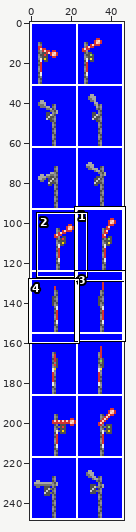
File history of a sprite sheet, pbs_semaphore_rightside_twoway_32bpp.png. Above, an overview of the earlier version with the close-up marked.
Close-up. Old version:
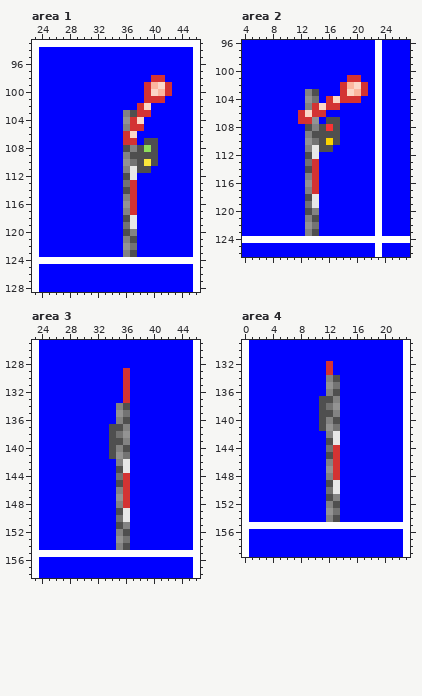
The file is 47x249 pixels. Shown: area 1: x 23..46, y 93..128; area 2: x 4..27, y 96..126; area 3: x 23..46, y 125..158; area 4: x 0..23, y 129..159. The commit also changed other parts of the picture, which this record leaves out.
After:
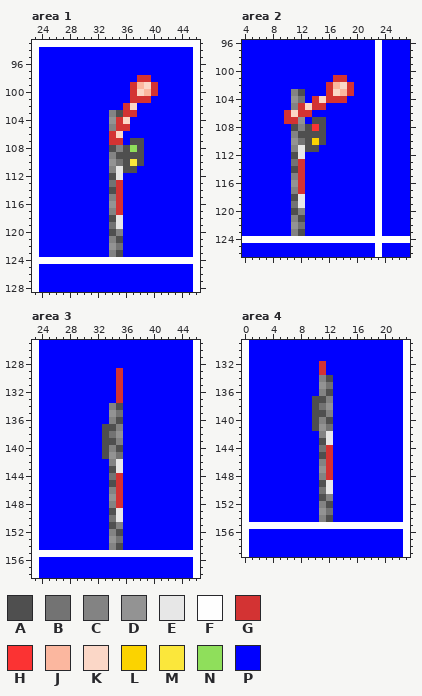
Palette (. is transparent): A #4f4f4f  B #737373  C #838383  D #939393  E #e7e7e7  F #fefefe  G #d33333  H #fb3333  J #fbb79f  K #fbd7c7  L #fbd300  M #fbe73b  N #8fdf5b  P #0000ff
Changes in this commit:
Area 1:
y 98: x 38..41 PPGG -> GGPP
y 99: x 37..42 PPGJKG -> GJKGPP
y 100: x 37..42 PPGKJG -> GKJGPP
y 101: x 37..38 PP -> GG; x 40..41 GG -> PP
y 102: x 36..39 PPGK -> GKPP
y 103: x 34..39 PPCAGG -> CAGGPP
y 104: x 34..38 PPDGK -> DGKPP
y 105: x 34..38 PPCGG -> CGGPP
y 106: x 34..37 PPGK -> GKPP
y 107: x 34..40 PPGGPAA -> GGPAAPP
y 108: x 34..35 PP -> AC; x 37 C -> N; x 39..40 NA -> PP
y 109: x 34..36 PPC -> CAA; x 39..40 AA -> PP
y 110: x 34..37 PPDB -> DBAM; x 39..40 MA -> PP
y 111: x 34..39 PPCEAA -> CEAAPP
y 112: x 34..37 PPAE -> AEPP
y 113: x 34..37 PPBG -> BGPP
y 114: x 34..37 PPAG -> AGPP
y 115: x 34..37 PPCG -> CGPP
y 116: x 34..37 PPDG -> DGPP
y 117: x 34..37 PPCG -> CGPP
y 118: x 34..37 PPAE -> AEPP
y 119: x 34..37 PPBE -> BEPP
y 120: x 34..37 PPAC -> ACPP
y 121: x 34..37 PPCA -> CAPP
y 122: x 34..37 PPDB -> DBPP
y 123: x 34..37 PPCA -> CAPP
Area 2:
y 101: x 17..20 PPGG -> GGPP
y 102: x 16..21 PPGJKG -> GJKGPP
y 103: x 11..14 PPCA -> CAPP; x 16..21 PPGKJG -> GKJGPP
y 104: x 11..15 PPDBP -> DBPGK; x 17 K -> G; x 19..20 GG -> PP
y 105: x 11..13 PPC -> CGK; x 15..17 KGG -> GPP
y 106: x 10..11 PP -> GK; x 13..15 KGG -> GPP
y 107: x 10..17 PPGGDPAA -> GGDPAAPP
y 108: x 11..12 PP -> AC; x 14 C -> H; x 16..17 HA -> PP
y 109: x 11..13 PPC -> CAA; x 16..17 AA -> PP
y 110: x 11..14 PPDB -> DBAL; x 16..17 LA -> PP
y 111: x 11..16 PPCEAA -> CEAAPP
y 112: x 11..14 PPAE -> AEPP
y 113: x 11..14 PPBG -> BGPP
y 114: x 11..14 PPAG -> AGPP
y 115: x 11..14 PPCG -> CGPP
y 116: x 11..14 PPDG -> DGPP
y 117: x 11..14 PPCG -> CGPP
y 118: x 11..14 PPAE -> AEPP
y 119: x 11..14 PPBE -> BEPP
y 120: x 11..14 PPAC -> ACPP
y 121: x 11..14 PPCA -> CAPP
y 122: x 11..14 PPDB -> DBPP
y 123: x 11..14 PPCA -> CAPP
Area 3:
y 129..133: x 35..36 PG -> GP
y 134: x 34..36 PCA -> CAP
y 135: x 34..36 PDB -> DBP
y 136: x 34..36 PCA -> CAP
y 137: x 33 P -> A; x 35..36 AC -> CP
y 138: x 33..36 PABD -> ABDP
y 139: x 33 P -> A; x 35..36 AC -> CP
y 140: x 33..36 PACA -> ACAP
y 141: x 33..36 PADB -> ADBP
y 142: x 34..36 PCE -> CEP
y 143: x 34..36 PAE -> AEP
y 144: x 34..36 PBG -> BGP
y 145: x 34..36 PAG -> AGP
y 146: x 34..36 PCG -> CGP
y 147: x 34..36 PDG -> DGP
y 148: x 34..36 PCG -> CGP
y 149: x 34..36 PAE -> AEP
y 150: x 34..36 PBE -> BEP
y 151: x 34..36 PAC -> ACP
y 152: x 34..36 PCA -> CAP
y 153: x 34..36 PDB -> DBP
y 154: x 34..36 PCA -> CAP
Area 4:
y 132..133: x 11..12 PG -> GP
y 134: x 11..13 PCA -> CAP
y 135: x 11..13 PDB -> DBP
y 136: x 11..13 PCA -> CAP
y 137: x 10 P -> A; x 12..13 AC -> CP
y 138: x 10..13 PABD -> ABDP
y 139: x 10 P -> A; x 12..13 AC -> CP
y 140: x 10..13 PACA -> ACAP
y 141: x 10..13 PADB -> ADBP
y 142: x 11..13 PCE -> CEP
y 143: x 11..13 PAE -> AEP
y 144: x 11..13 PBG -> BGP
y 145: x 11..13 PAG -> AGP
y 146: x 11..13 PCG -> CGP
y 147: x 11..13 PDG -> DGP
y 148: x 11..13 PCG -> CGP
y 149: x 11..13 PAE -> AEP
y 150: x 11..13 PBE -> BEP
y 151: x 11..13 PAC -> ACP
y 152: x 11..13 PCA -> CAP
y 153: x 11..13 PDB -> DBP
y 154: x 11..13 PCA -> CAP
Boxes around the changes in both close-ups, in picture pixels (x1, y1, x2, y2):
changed: (109, 75, 172, 257)
changed: (284, 75, 368, 236)
changed: (102, 368, 130, 550)
changed: (312, 361, 340, 522)
